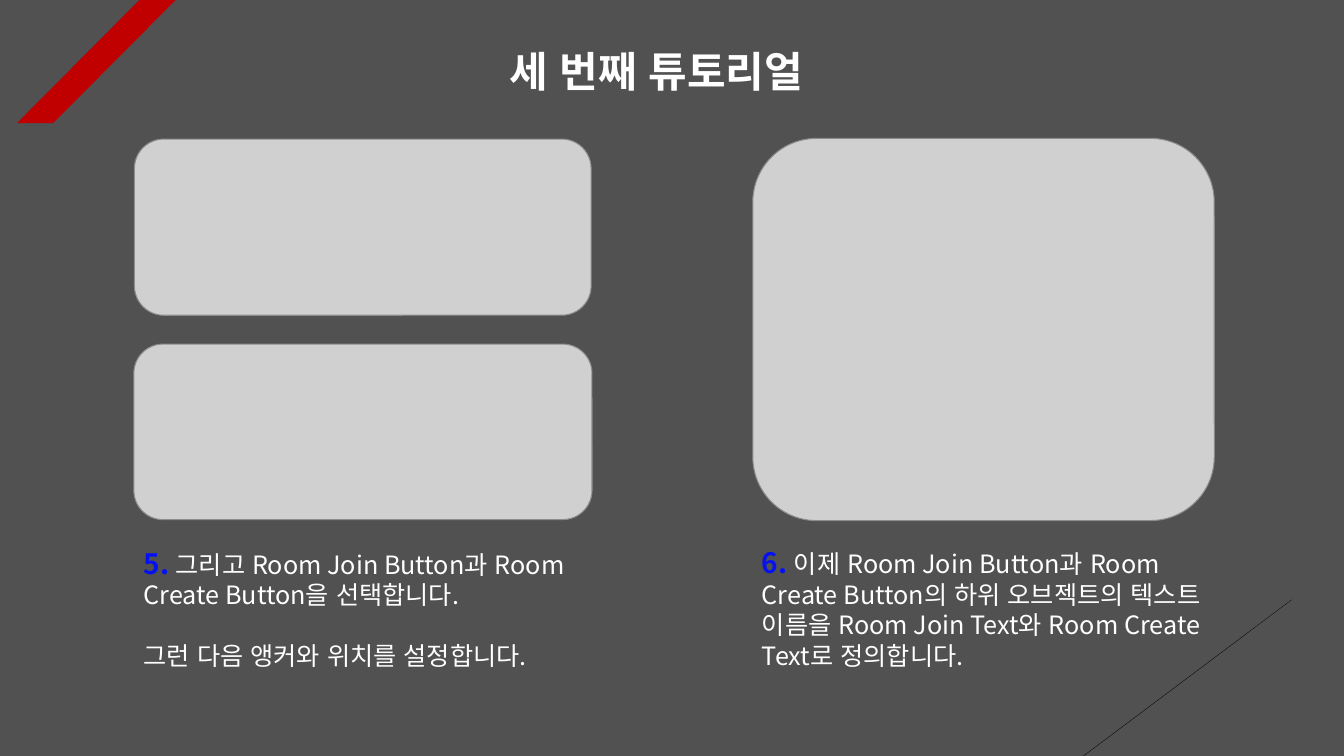
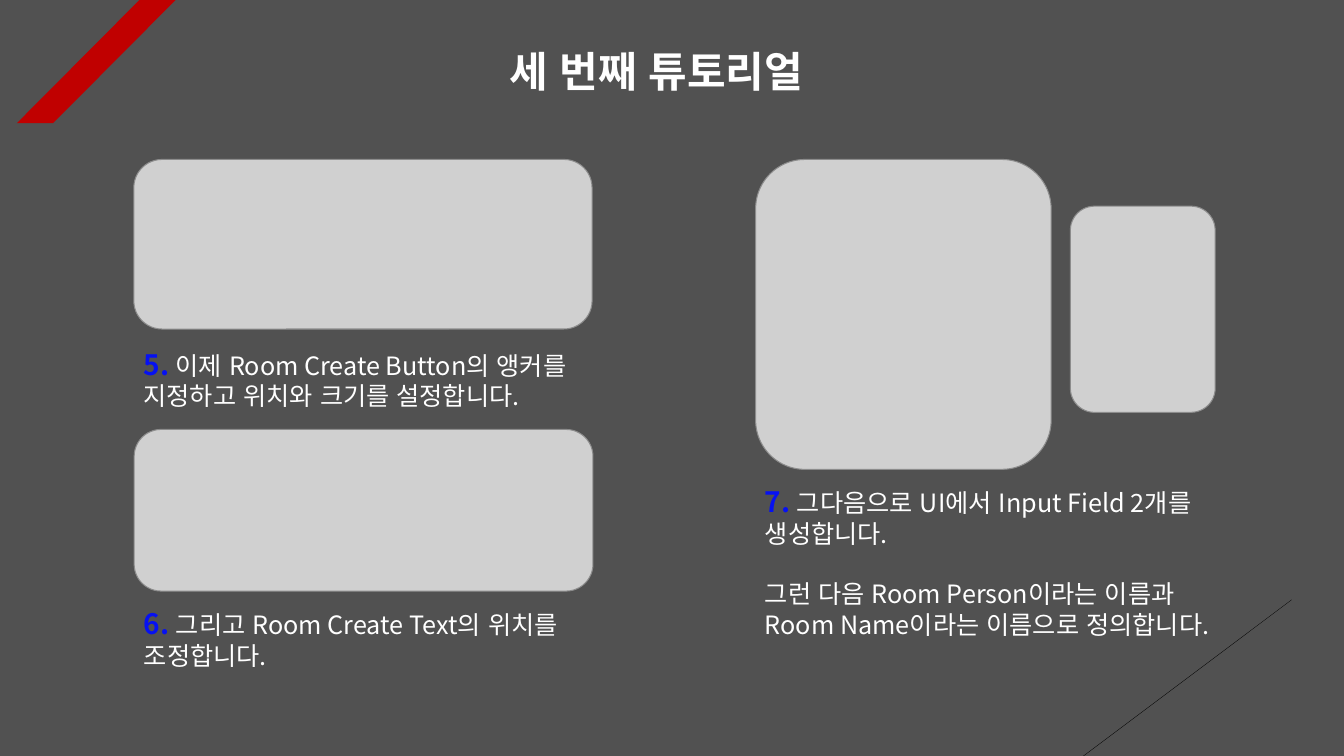
Before and after one commit to Unity2033/3D-UnityEngine, a slide deck: slide 3 of Assets/Class/Photon Server/PPT Data/Photon Room.pptx. Drawn at 1344x756 pixels with LibreOffice and Linux fonts; fonts in the diff are those of the drawing; grey boxes stand for pictures. Boxes give left, top, right and bottom in pixels: in the first picture for what was removed or moved away, otherwise in the second. Text is boxed around its words. In the diff, an @@ line names an element or a change of style, - is before the commit and + after.

```diff
--- a/Assets/Class/Photon Server/PPT Data/Photon Room.pptx
+++ b/Assets/Class/Photon Server/PPT Data/Photon Room.pptx
@@ picture removed at box(134, 139, 591, 316) @@
@@ picture: place and size @@
-picture at box(134, 344, 593, 519)
+picture at box(134, 159, 593, 329)
@@ picture: place and size @@
-picture at box(753, 138, 1215, 520)
+picture at box(756, 159, 1052, 469)
@@ picture added at box(1071, 207, 1216, 413) @@
@@ text at box(144, 354, 567, 407): text changed @@
-5. 그리고 Room Join Button과 Room Create Button을 선택합니다.
-그런 다음 앵커와 위치를 설정합니다.
+5. 이제 Room Create Button의 앵커를 지정하고 위치와 크기를 설정합니다.
@@ picture added at box(134, 430, 593, 591) @@
@@ text added at box(765, 491, 1209, 636), 18 pt, text #FFFFFF @@
+7. 그다음으로 UI에서 Input Field 2개를 생성합니다.
+그런 다음 Room Person이라는 이름과 Room Name이라는 이름으로 정의합니다.
@@ text removed at box(762, 552, 1201, 667) @@
-6. 이제 Room Join Button과 Room Create Button의 하위 오브젝트의 텍스트 이름을 Room Join Text와 Room Create Text로 정의합니다.
@@ text added at box(144, 613, 558, 667), 18 pt, text #FFFFFF @@
+6. 그리고 Room Create Text의 위치를 조정합니다.
```
Also in this commit, not shown: 8 other slides changed, 39 other files.
